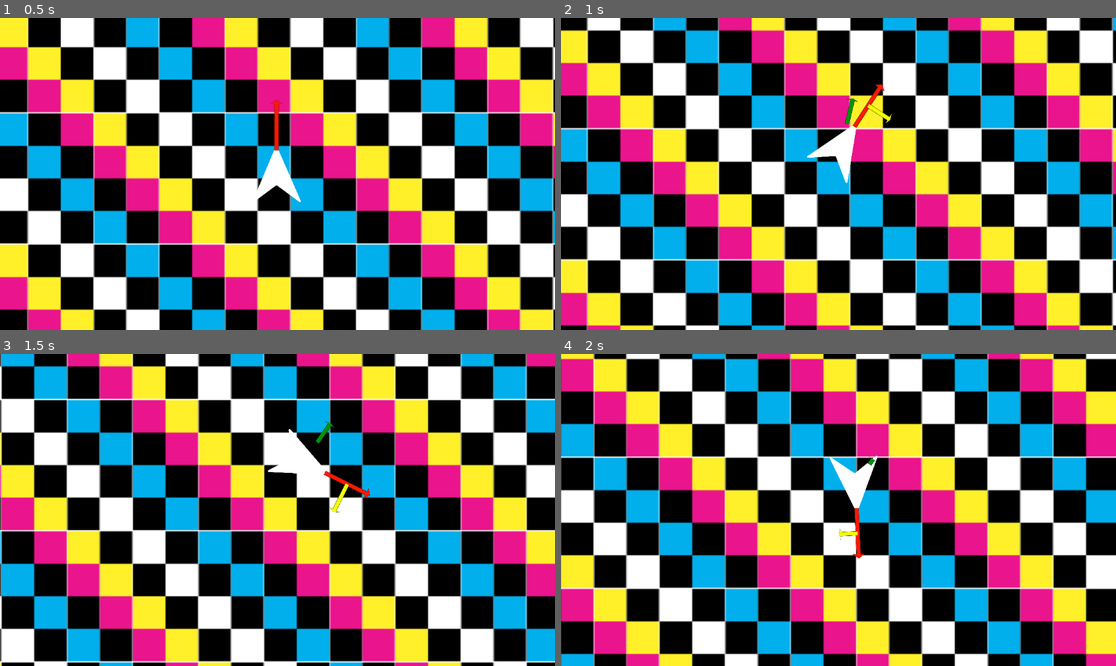
Above: before the commit, frames 1-4 (two rows, left to right).
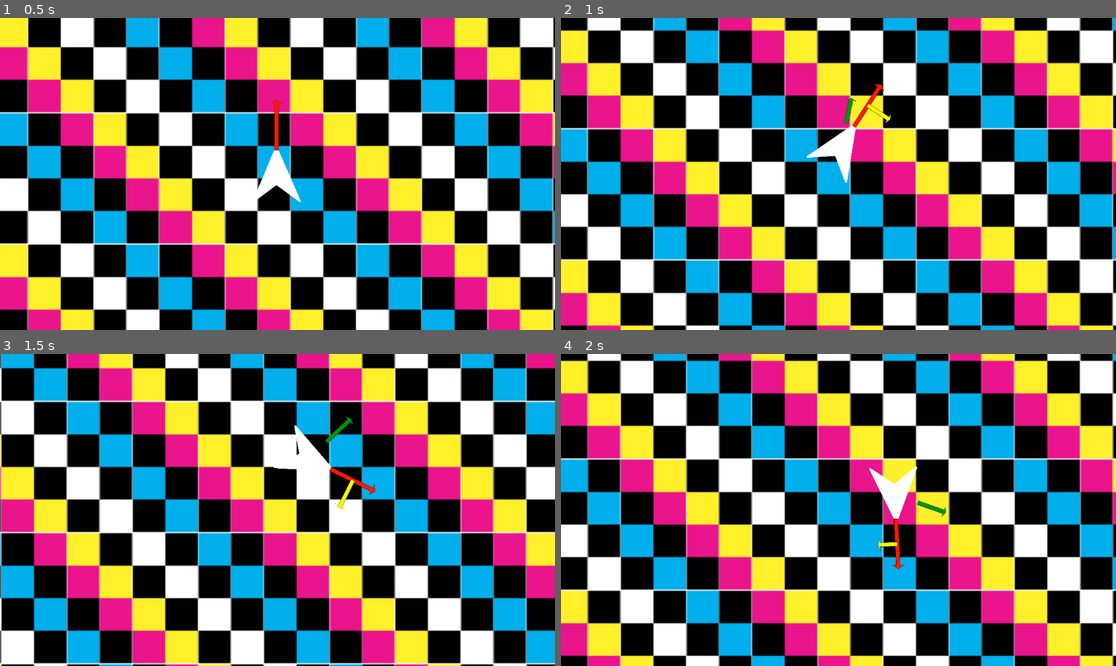
Above: after the commit, the same moments.

Repository: ParadoxArcher/Angle_Advantage
Game: Godot game, scene res://Scenes/GameScene.tscn
Two runs of this game, one before a commit and one after it. Both use one fixed random seed, a clock stepped at 60 frames per second and the inputs below.
Inputs:
- Up to frame 1 (0.5 s): no input
- Up to frame 2 (1 s): tap Enter at 0.5 s; hold D (RotateRight) from 0.53 s (still down); hold W (Boost) from 0.53 s (still down)
- Up to frame 3 (1.5 s): release D (RotateRight) at 1.28 s; release W (Boost) at 1.28 s; hold S (Brake) from 1.28 s (still down); tap W (Boost) at 1.35 s
- Up to frame 4 (2 s): keep holding S (Brake)

Frame 1 is identical in both runs. In frame 2, 2.3% of the frame differs, in the area x 4-100%, y 0-100%; in frame 3, 12%; in frame 4, 96%, in the area x 0-100%, y 0-100%.

Commit message:
vault backup: 2025-01-10 10:17:29

Diff:
--- a/zProject Files/Godot/Scripts/PlayerScript.gd
+++ b/zProject Files/Godot/Scripts/PlayerScript.gd
@@ -7,7 +7,7 @@
 @export var RotaAccel = [10.0, -.2, 10.0, 0.05] # {0: RotaAccel, 1: AccelEaseCurve, 2: RotaDecel, 3: DecelEaseCurve}
 
 ## Brake Variables
-@export var BrakeSpeedDecel = 2.5
+@export var BrakeDecel = [2.5, 10, 0.05] # {0: SpeedDecel, 1: RotaDecel[2], 2: DecelEaseCurve}
 
 ##Dodge Variables
 @export var DodgeMaxSpeed = [1.5, 100, -4] # {0: MaxSpeedMultiplier, 1: MaxSpeedDecel, 2: EaseCurve}
@@ -28,34 +28,30 @@
 func _physics_process(delta):
 	var MoveInput = Vector2(Input.get_action_strength("RotateRight") - Input.get_action_strength("RotateLeft"), Input.get_action_strength("Boost") - Input.get_action_strength("Brake"))
 	var AccelRate
+	var RotaRate
+
+	var isBraking = false
+	if MoveInput.y <= -.75:
+		isBraking = true
 
 	#region Rotation
-	var RotaRate = [RotaAccel[2], RotaAccel[3]]
 	if MoveInput.x != 0:
-		RotaRate = [RotaAccel[0], RotaAccel[1]]
-
-	RotaSpeed = lerpf(RotaSpeed, MoveInput.x * MaxRota[0], ease(RotaRate[0], RotaRate[1]) * delta) # Rotation Acceleration
-	rotate(RotaSpeed * delta)
+		RotaRate = [RotaAccel[0], RotaAccel[1]] #RotaAccel
+	elif not isBraking:
+		RotaRate = [RotaAccel[2], RotaAccel[3]] #BaseRotaDecel
+	else:
+		RotaRate = [BrakeDecel[1], BrakeDecel[2]] #BrakeRotaDecel
 	#endregion
 
 	#region Boost
 	var BoostDir = Vector2(0, 0)
-	if MoveInput.y >= .75:
+	if MoveInput.y:
 		BoostDir = Vector2(cos(rotation), sin(rotation))
-		AccelRate = SpeedAccel[0]
-	elif absf(MoveInput.y) < .75 :
-		AccelRate = SpeedAccel[1]
-	var TargetVel = BoostDir * MaxSpeed[0]
-	#endregion
-
-	#region Brake
-	print(MoveInput.y)
-	if MoveInput.y <= -.75:
-		AccelRate = BrakeSpeedDecel
-
-
-
-
+		AccelRate = SpeedAccel[0] #SpeedAccel
+	elif not isBraking:
+		AccelRate = SpeedAccel[1] #BaseSpeedDecel
+	else:
+		AccelRate = BrakeDecel[0] #BrakeSpeedDecel
 	#endregion
 
 	#region Dodge
@@ -78,6 +74,10 @@
 
 	#endregion
 
+	RotaSpeed = lerpf(RotaSpeed, MoveInput.x * MaxRota[0], ease(RotaRate[0], RotaRate[1]) * delta) # Rotation Acceleration
+	rotate(RotaSpeed * delta)
+
+	var TargetVel = BoostDir * MaxSpeed[0]
 	velocity = lerp(velocity, TargetVel, AccelRate * delta)
 	move_and_slide()
 
Not shown, changed: .obsidian/workspace.json
